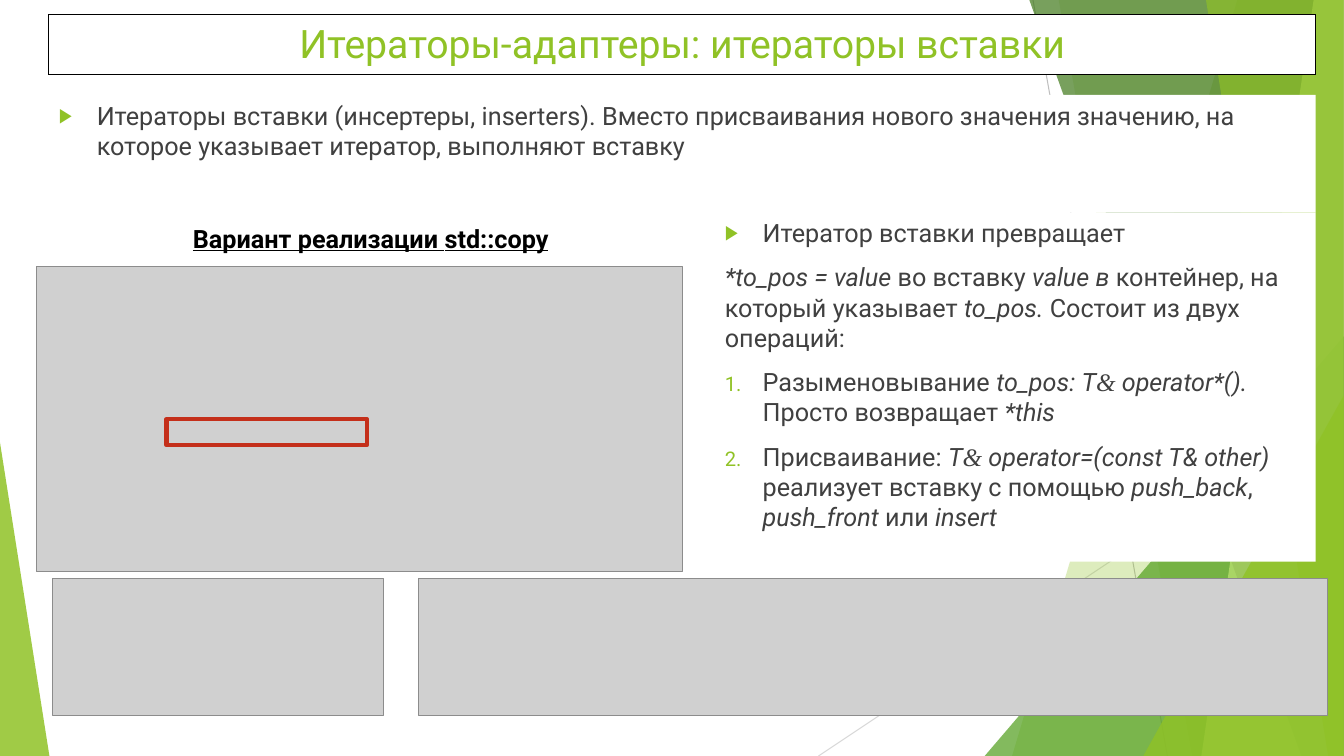
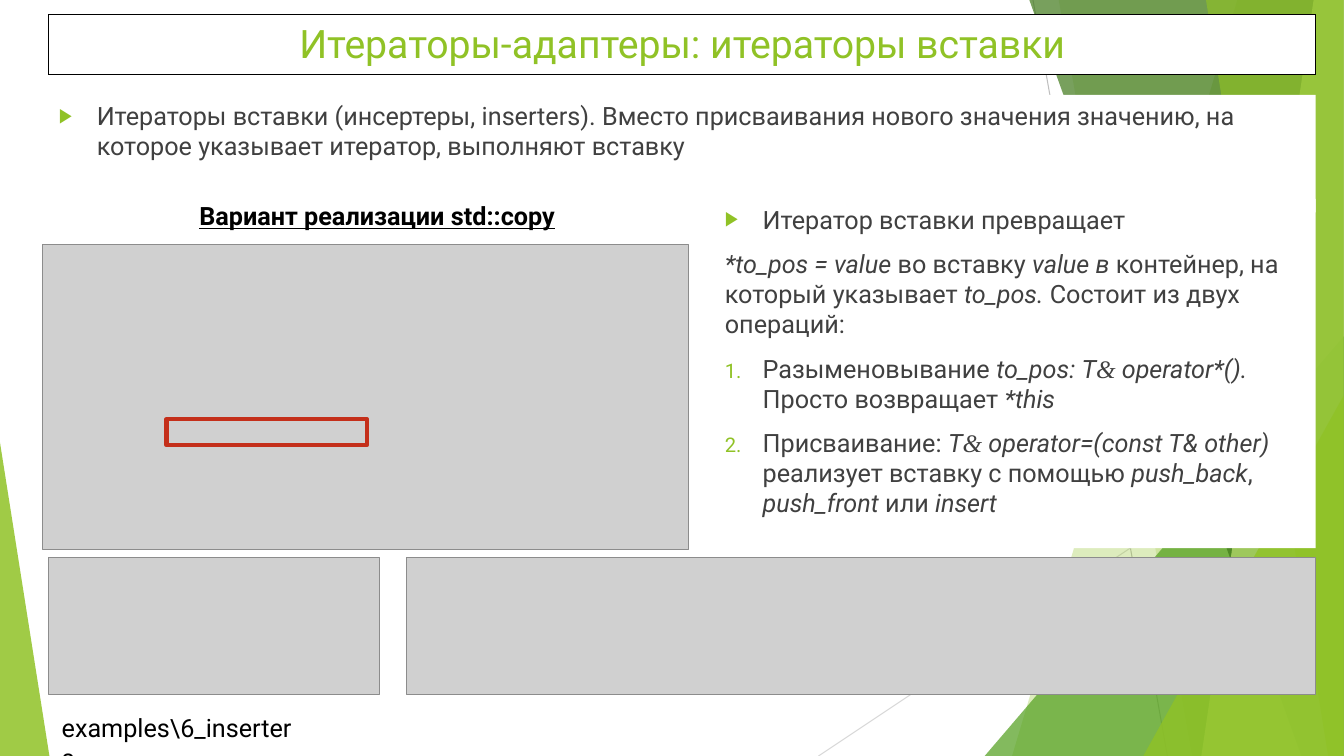
Before and after one commit to WhiteCatStudies/lectures, a slide deck: slide 12 of pt2/lectures/lecture5/lecture5.pptx (slide 11 before the commit). Drawn at 1344x756 pixels with LibreOffice and Linux fonts; fonts in the diff are those of the drawing; grey boxes stand for pictures. Boxes give left, top, right and bottom in pixels: in the first picture for what was removed or moved away, otherwise in the second. Text is boxed around its words. In the diff, an @@ line names an element or a change of style, - is before the commit and + after.

Commit message:
pt2 lecture5: iterators. Examples renamed and referenced in presentation. Minor fixes

```diff
--- a/pt2/lectures/lecture5/lecture5.pptx
+++ b/pt2/lectures/lecture5/lecture5.pptx
@@ text "Итераторы вставки (инсертеры, inserters). Вместо ..." resized from (x1=97, y1=105, x2=1234, y2=161) to (x1=48, y1=95, x2=1316, y2=213) @@
@@ text "Вариант реализации std::copy" moved from (x1=193, y1=229, x2=549, y2=254) to (x1=199, y1=206, x2=555, y2=231) @@
@@ rectangle "Итератор вставки превращает" moved from (x1=715, y1=213, x2=1316, y2=563) to (x1=715, y1=199, x2=1316, y2=548) @@
@@ picture moved from (x1=36, y1=267, x2=683, y2=573) to (x1=42, y1=245, x2=689, y2=551) @@
@@ picture moved from (x1=52, y1=579, x2=383, y2=716) to (x1=48, y1=558, x2=379, y2=695) @@
@@ picture moved from (x1=418, y1=579, x2=1328, y2=716) to (x1=407, y1=558, x2=1317, y2=695) @@
@@ text added at (x1=62, y1=718, x2=292, y2=742), 18 pt, text #000000 @@
+examples\6_inserters
```
Also in this commit, not shown: 3 other slides changed, 1 slide added, 9 other files.
